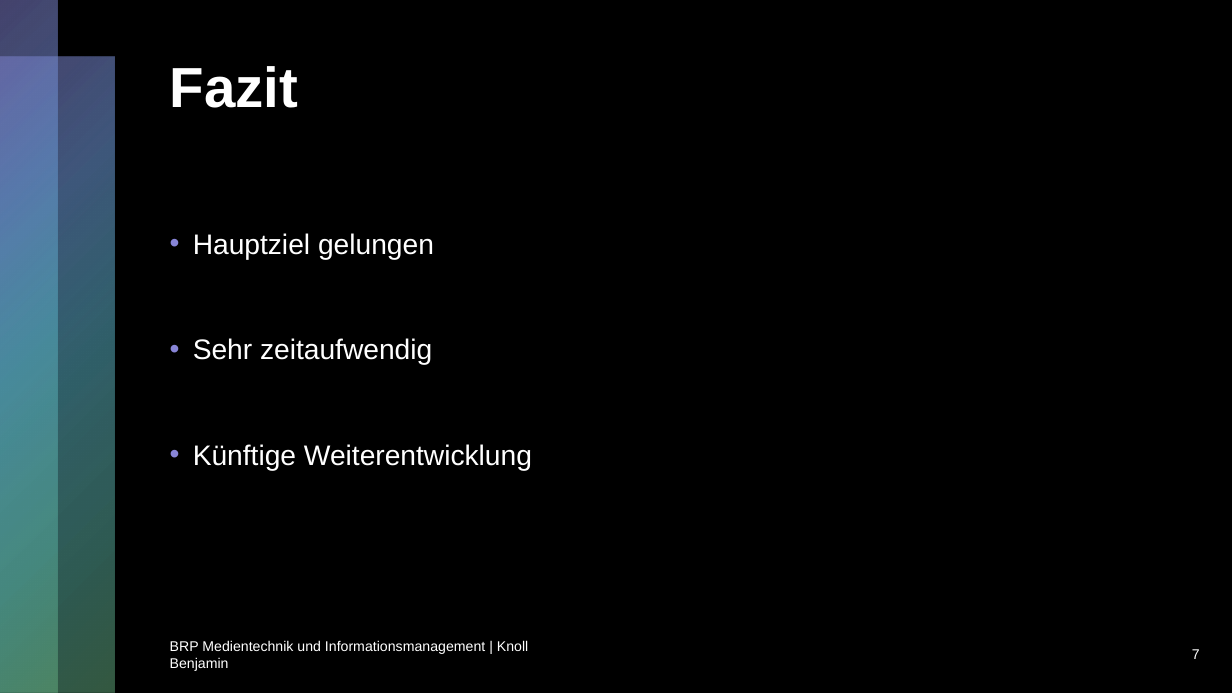
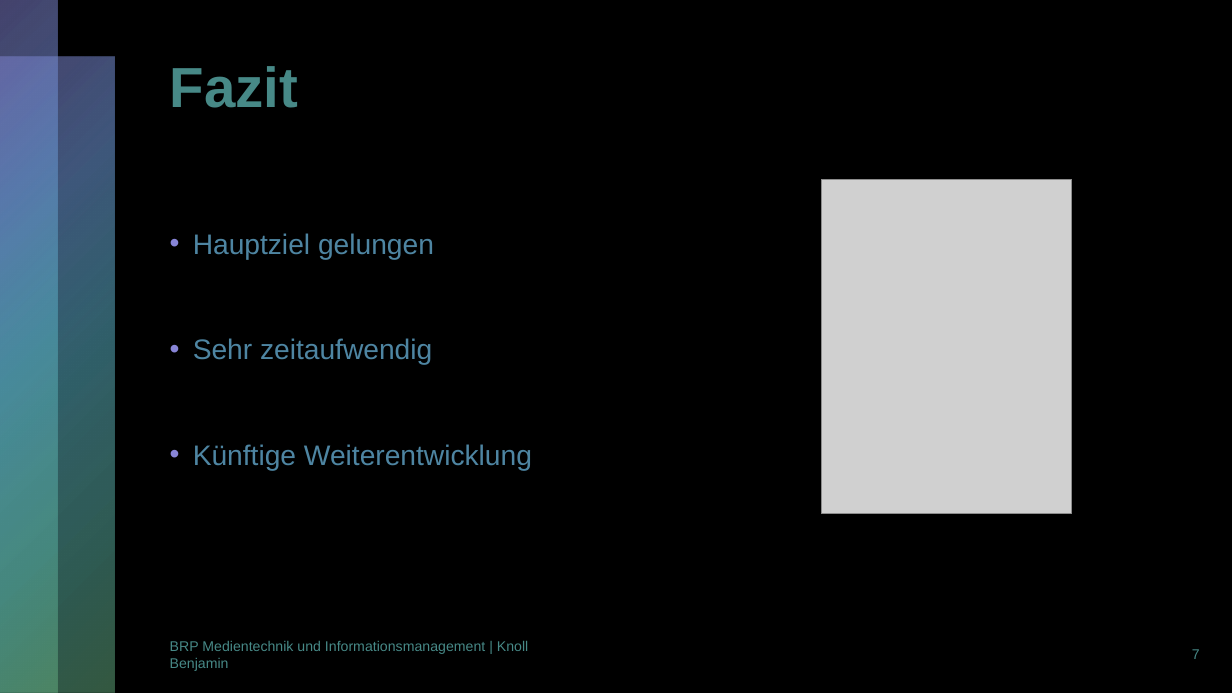
Before and after one commit to Benkster/DevShop, a slide deck: slide 7 of Documentation/DevShop.pptx. Drawn at 1232x693 pixels with LibreOffice and Linux fonts; fonts in the diff are those of the drawing; grey boxes stand for pictures. Boxes give left, top, right and bottom in pixels: in the first picture for what was removed or moved away, otherwise in the second. Text is boxed around its words. In the diff, an @@ line names an element or a change of style, - is before the commit and + after.

```diff
--- a/Documentation/DevShop.pptx
+++ b/Documentation/DevShop.pptx
@@ picture added at (x1=822, y1=179, x2=1072, y2=514) @@
@@ text "Hauptziel gelungen" at (x1=193, y1=233, x2=532, y2=471): text colour #FFFFFF to #4E85A2 @@
@@ text colour #FFFFFF to #478987 in 3 elements at (x1=170, y1=66, x2=298, y2=108), (x1=1192, y1=649, x2=1200, y2=659), (x1=170, y1=641, x2=528, y2=671) @@
```
Also in this commit, not shown: 7 other slides changed, 7 other files.
